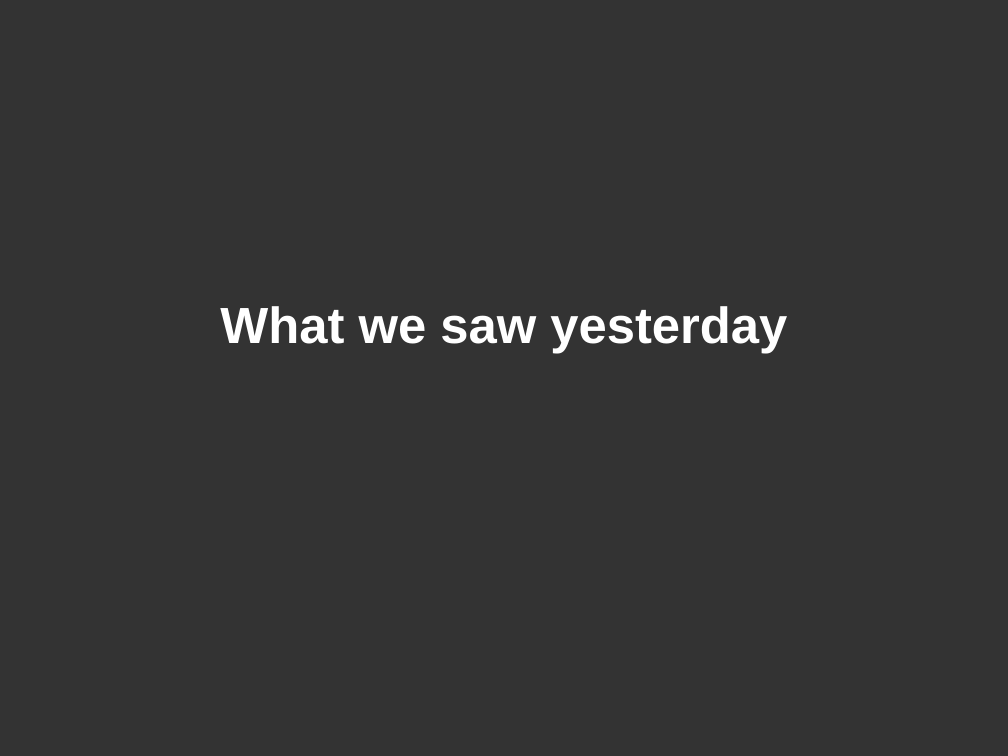
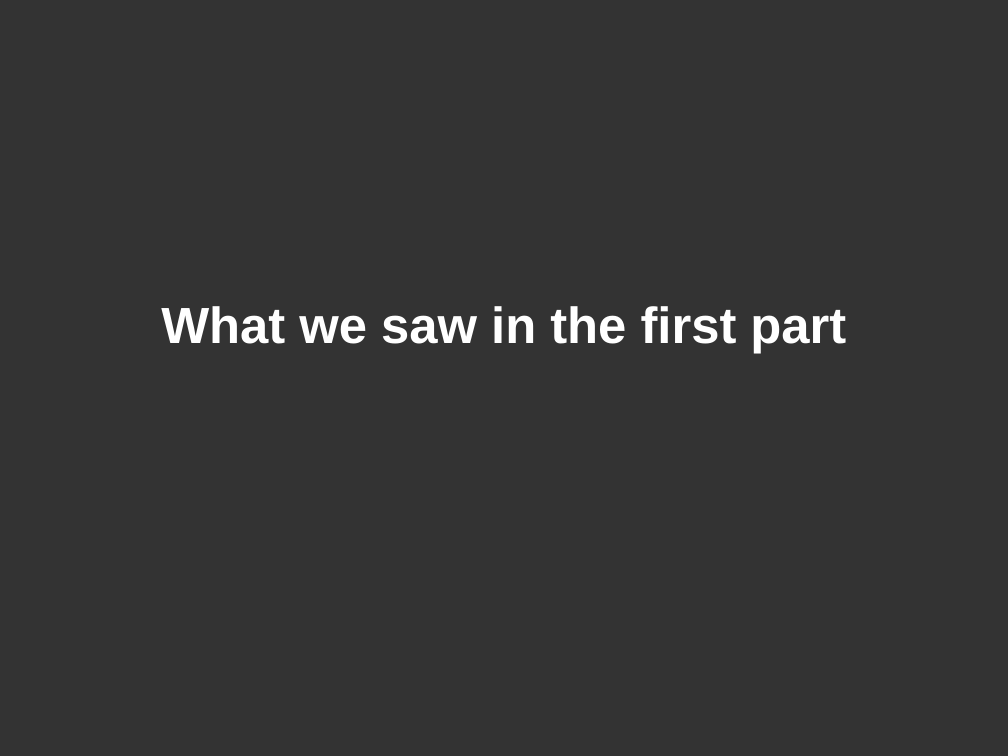
Before and after one commit to DanYellow/misc-tests, a slide deck: slide 1 of webpack-presentation-examples/webpack-part-one-nutshell.odp. Drawn at 1008x756 pixels with LibreOffice and Linux fonts; fonts in the diff are those of the drawing. Boxes give left, top, right and bottom in pixels: in the first picture for what was removed or moved away, otherwise in the second. Text is boxed around its words. In the diff, an @@ line names an element or a change of style, - is before the commit and + after.

```diff
--- a/webpack-presentation-examples/webpack-part-one-nutshell.odp
+++ b/webpack-presentation-examples/webpack-part-one-nutshell.odp
@@ subtitle at bbox=[161, 306, 846, 353]: text changed @@
-What we saw yesterday
+What we saw in the first part
```
Also in this commit, not shown: 6 other slides changed, 1 slide added, 5 other files.
